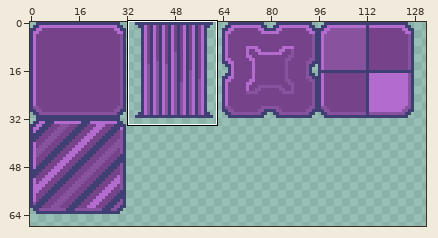
Two states of a pixel-art file, assets/sprites/aseprite/tileset.aseprite. The first picture is a wide view before the edit; the outline marks the close-up.
Close-up. Earlier state:
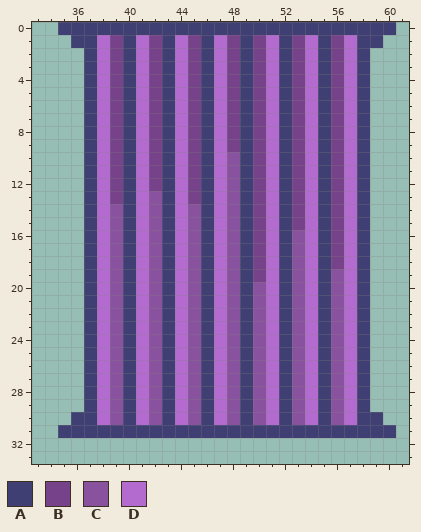
320x320 pixels, 1 frame. Shown: x 33..61, y 0..33. The wide view leaves out empty margins. The commit also changed other parts of the picture, which this record leaves out.
Palette (. is transparent): A #3f3f74  B #76428a  C #89529e  D #b36bcf
Pixels before, first column x 35:
 0 AAAAAAAAAAAAAAAAAAAAAAAAAA
 1 .AADBADBADBADBABDABDABDAA.
 2 ..ADBADBADBADBABDABDABDA..
 3 ..ADBADBADBADBABDABDABDA..
 4 ..ADBADBADBADBABDABDABDA..
 5 ..ADBADBADBADBABDABDABDA..
 6 ..ADBADBADBADBABDABDABDA..
 7 ..ADBADBADBADBABDABDABDA..
 8 ..ADBADBADBADBABDABDABDA..
 9 ..ADBADBADBADBABDABDABDA..
10 ..ADBADBADBADCABDABDABDA..
11 ..ADBADBADBADCABDABDABDA..
12 ..ADBADBADBADCABDABDABDA..
13 ..ADBADCADBADCABDABDABDA..
14 ..ADCADCADCADCABDABDABDA..
15 ..ADCADCADCADCABDABDABDA..
16 ..ADCADCADCADCABDACDABDA..
17 ..ADCADCADCADCABDACDABDA..
18 ..ADCADCADCADCABDACDABDA..
19 ..ADCADCADCADCABDACDACDA..
20 ..ADCADCADCADCACDACDACDA..
21 ..ADCADCADCADCACDACDACDA..
22 ..ADCADCADCADCACDACDACDA..
23 ..ADCADCADCADCACDACDACDA..
24 ..ADCADCADCADCACDACDACDA..
25 ..ADCADCADCADCACDACDACDA..
26 ..ADCADCADCADCACDACDACDA..
27 ..ADCADCADCADCACDACDACDA..
28 ..ADCADCADCADCACDACDACDA..
29 ..ADCADCADCADCACDACDACDA..
30 .AADCADCADCADCACDACDACDAA.
31 AAAAAAAAAAAAAAAAAAAAAAAAAA
After the commit:
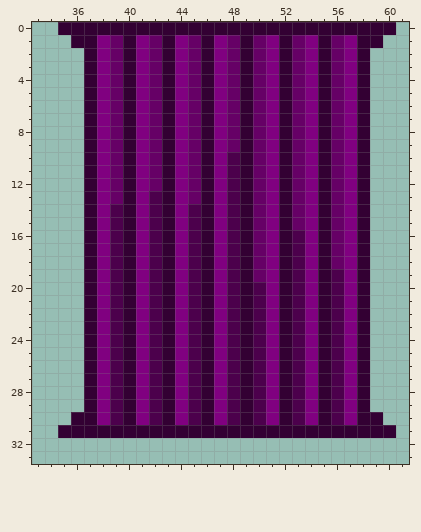
Changes in this commit:
Colour A changes from #3f3f74 to #330033.
Colour B changes from #76428a to #660066.
Colour C changes from #89529e to #4c004c.
Colour D changes from #b36bcf to #800080.
Boxes around the changes in both close-ups, in picture pixels (x1, y1, x2, y2):
changed: (58, 22, 396, 438)
